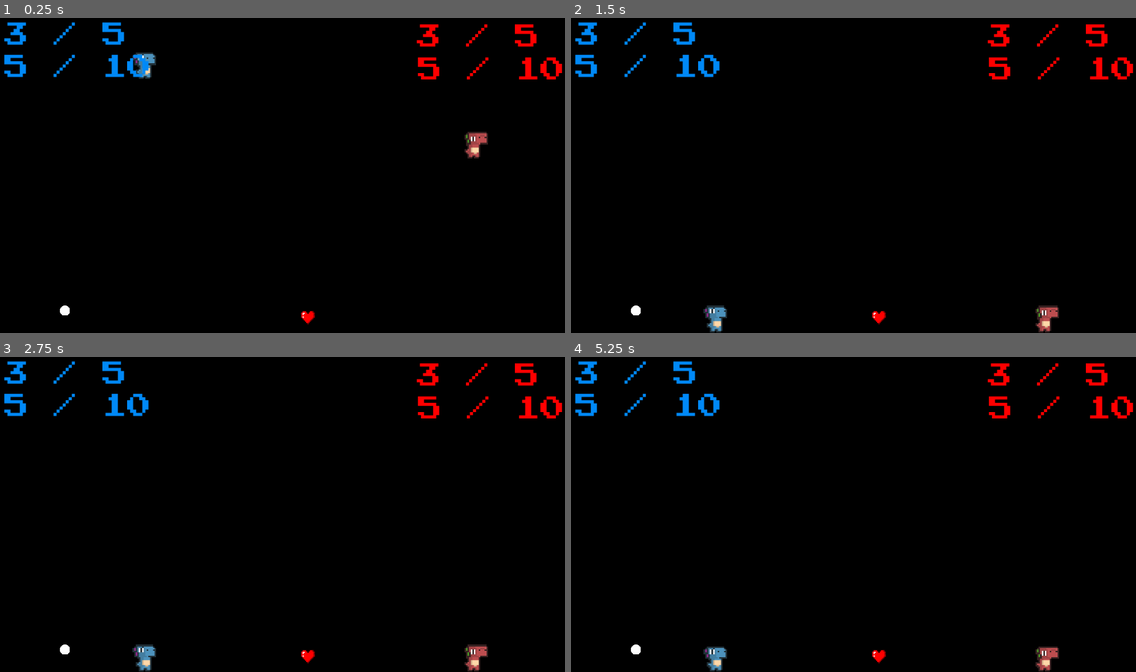
Above: before the commit, frames 1-4 (two rows, left to right).
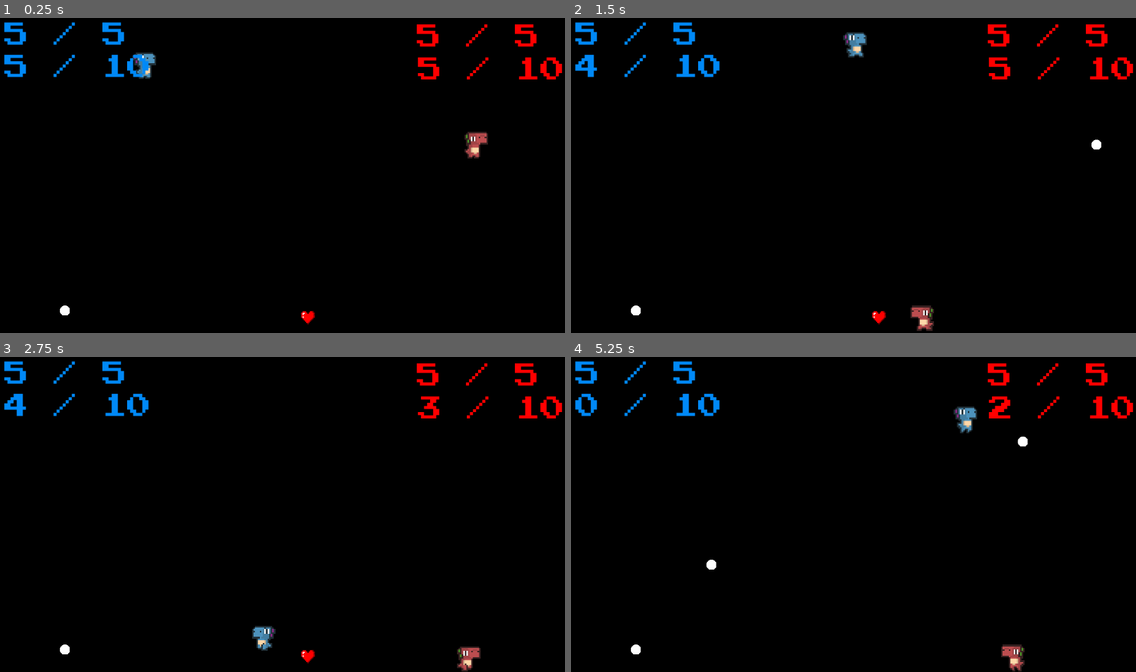
Above: after the commit, the same moments.

Repository: Jakub-Stankiewicz/platformer
Game: Godot game, scene res://scenes/arena.tscn
The game is run twice, just before and just after one commit, with the same random seed, the same clock (stepped at 60 frames per second) and the same inputs. This scene is started directly instead of the project's main scene.
Inputs (mouse positions are in pixels of both pictures, inside the frame that each line leads up to):
- Up to frame 1 (0.25 s): no input
- Up to frame 2 (1.5 s): tap Enter at 0.5 s; move the mouse to (977, 159) at 0.52 s; hold Left (p2_left, bound only after the commit) 0.53-1.28 s; hold D (p1_right, bound only after the commit) from 0.53 s (still down); tap F (p1_shoot, bound only after the commit) at 0.6 s; tap Space (p1_jump, bound only after the commit) at 0.77, 1.07 s; move the mouse to (740, 191) at 1.27 s; tap Left (p2_left, bound only after the commit) at 1.35 s
- Up to frame 3 (2.75 s): tap Space (p1_jump, bound only after the commit) at 1.52, 1.82 s; tap Right (p2_right, bound only after the commit) at 1.55 s; move the mouse to (339, 442) at 2.02 s; release D (p1_right, bound only after the commit) at 2.03 s; hold A (p1_left, bound only after the commit) from 2.03 s (still down); hold Right (p2_right, bound only after the commit) from 2.03 s (still down); tap Shift (p2_shoot, bound only after the commit) at 2.3 s
- Up to frame 4 (5.25 s): move the mouse to (825, 577) at 2.77 s; release A (p1_left, bound only after the commit) at 2.78 s; release Right (p2_right, bound only after the commit) at 2.78 s; hold D (p1_right, bound only after the commit) 2.78-4.28 s; tap Shift (p2_shoot, bound only after the commit) at 2.85 s; tap Space (p1_jump, bound only after the commit) at 3.02, 3.05, 3.32, 3.6, 3.77, 4.07, 4.52, 4.82 s; move the mouse to (1023, 561) at 3.52 s; tap Ctrl (p2_jump, bound only after the commit) at 3.8, 4.35 s; move the mouse to (684, 464) at 4.27 s; hold A (p1_left, bound only after the commit) 4.28-5.03 s; tap F (p1_shoot, bound only after the commit) at 4.55, 5.1 s; move the mouse to (881, 514) at 5.02 s; hold D (p1_right, bound only after the commit) from 5.03 s (still down); hold Left (p2_left, bound only after the commit) from 5.03 s (still down)

The runs differ from the first frame. In frame 1, 0.2% of the frame differs, in the area x 0-78%, y 1-7%; in frame 2, 1.5%; in frame 3, 1.3%; in frame 4, 1.7%, in the area x 0-87%, y 1-100%.

Commit message:
wszysko bez wina

Diff:
--- a/project.godot
+++ b/project.godot
@@ -38,6 +38,18 @@
 , Object(InputEventJoypadButton,"resource_local_to_scene":false,"resource_name":"","device":-1,"button_index":0,"pressure":0.0,"pressed":false,"script":null)
 ]
 }
+ui_left={
+"deadzone": 0.5,
+"events": [Object(InputEventJoypadButton,"resource_local_to_scene":false,"resource_name":"","device":0,"button_index":13,"pressure":0.0,"pressed":false,"script":null)
+, Object(InputEventJoypadMotion,"resource_local_to_scene":false,"resource_name":"","device":0,"axis":0,"axis_value":-1.0,"script":null)
+]
+}
+ui_up={
+"deadzone": 0.5,
+"events": [Object(InputEventJoypadButton,"resource_local_to_scene":false,"resource_name":"","device":0,"button_index":11,"pressure":0.0,"pressed":false,"script":null)
+, Object(InputEventJoypadMotion,"resource_local_to_scene":false,"resource_name":"","device":0,"axis":1,"axis_value":-1.0,"script":null)
+]
+}
 shoot={
 "deadzone": 0.2,
 "events": [Object(InputEventMouseButton,"resource_local_to_scene":false,"resource_name":"","device":-1,"window_id":0,"a …(253 unchanged characters)…
@@ -50,6 +62,46 @@
 , Object(InputEventJoypadButton,"resource_local_to_scene":false,"resource_name":"","device":-1,"button_index":0,"pressure":0.0,"pressed":true,"script":null)
 ]
 }
+p1_left={
+"deadzone": 0.2,
+"events": [Object(InputEventKey,"resource_local_to_scene":false,"resource_name":"","device":-1,"window_id":0,"alt_pressed":false,"shift_pressed":false,"ctrl_pressed":false,"meta_pressed":false,"pressed":false,"keycode":0,"physical_keycode":65,"key_label":0,"unicode":97,"location":0,"echo":false,"script":null)
+]
+}
+p1_right={
+"deadzone": 0.2,
+"events": [Object(InputEventKey,"resource_local_to_scene":false,"resource_name":"","device":-1,"window_id":0,"alt_pressed":false,"shift_pressed":false,"ctrl_pressed":false,"meta_pressed":false,"pressed":false,"keycode":0,"physical_keycode":68,"key_label":0,"unicode":100,"location":0,"echo":false,"script":null)
+]
+}
+p1_jump={
+"deadzone": 0.2,
+"events": [Object(InputEventKey,"resource_local_to_scene":false,"resource_name":"","device":-1,"window_id":0,"alt_pressed":false,"shift_pressed":false,"ctrl_pressed":false,"meta_pressed":false,"pressed":false,"keycode":0,"physical_keycode":32,"key_label":0,"unicode":32,"location":0,"echo":false,"script":null)
+]
+}
+p2_left={
+"deadzone": 0.2,
+"events": [Object(InputEventKey,"resource_local_to_scene":false,"resource_name":"","device":-1,"window_id":0,"alt_pressed":false,"shift_pressed":false,"ctrl_pressed":false,"meta_pressed":false,"pressed":false,"keycode":0,"physical_keycode":4194319,"key_label":0,"unicode":0,"location":0,"echo":false,"script":null)
+]
+}
+p2_right={
+"deadzone": 0.2,
+"events": [Object(InputEventKey,"resource_local_to_scene":false,"resource_name":"","device":-1,"window_id":0,"alt_pressed":false,"shift_pressed":false,"ctrl_pressed":false,"meta_pressed":false,"pressed":false,"keycode":0,"physical_keycode":4194321,"key_label":0,"unicode":0,"location":0,"echo":false,"script":null)
+]
+}
+p2_jump={
+"deadzone": 0.2,
+"events": [Object(InputEventKey,"resource_local_to_scene":false,"resource_name":"","device":-1,"window_id":0,"alt_pressed":false,"shift_pressed":false,"ctrl_pressed":false,"meta_pressed":false,"pressed":false,"keycode":0,"physical_keycode":4194326,"key_label":0,"unicode":0,"location":0,"echo":false,"script":null)
+]
+}
+p1_shoot={
+"deadzone": 0.2,
+"events": [Object(InputEventKey,"resource_local_to_scene":false,"resource_name":"","device":-1,"window_id":0,"alt_pressed":false,"shift_pressed":false,"ctrl_pressed":false,"meta_pressed":false,"pressed":false,"keycode":0,"physical_keycode":70,"key_label":0,"unicode":102,"location":0,"echo":false,"script":null)
+]
+}
+p2_shoot={
+"deadzone": 0.2,
+"events": [Object(InputEventKey,"resource_local_to_scene":false,"resource_name":"","device":-1,"window_id":0,"alt_pressed":false,"shift_pressed":false,"ctrl_pressed":false,"meta_pressed":false,"pressed":false,"keycode":0,"physical_keycode":4194325,"key_label":0,"unicode":0,"location":0,"echo":false,"script":null)
+]
+}
 
 [rendering]
 
--- a/scenes/arena.tscn
+++ b/scenes/arena.tscn
@@ -1,5 +1,6 @@
-[gd_scene load_steps=7 format=3 uid="uid://cwctnfbv43bmv"]
+[gd_scene load_steps=8 format=3 uid="uid://cwctnfbv43bmv"]
 
+[ext_resource type="Script" uid="uid://cnl8aymh2txri" path="res://scripts/Arena.gd" id="1_7ft05"]
 [ext_resource type="PackedScene" uid="uid://co5be136b4wdf" path="res://scenes/character.tscn" id="1_ddxnd"]
 [ext_resource type="PackedScene" uid="uid://c3chswyfa42rj" path="res://scenes/pickups/heart.tscn" id="2_wl4x5"]
 [ext_resource type="Theme" uid="uid://c08aa77vq0ec" path="res://themes/main.tres" id="2_xdvfk"]
@@ -12,6 +13,7 @@
 size = Vector2(1432, 111.5)
 
 [node name="Arena" type="Node2D"]
+script = ExtResource("1_7ft05")
 
 [node name="background" type="ColorRect" parent="."]
 offset_left = -37.0
--- a/scenes/autoload/game_controller.tscn
+++ /dev/null
@@ -1,6 +0,0 @@
-[gd_scene load_steps=2 format=3 uid="uid://ddiqvumnpbjk0"]
-
-[ext_resource type="Script" uid="uid://7m7sbtkap336" path="res://scripts/autoload/game_controller.gd" id="1_vq0e2"]
-
-[node name="GameController" type="Node2D"]
-script = ExtResource("1_vq0e2")
--- /dev/null
+++ b/scenes/menus/GameOver.tscn
@@ -0,0 +1,18 @@
+[gd_scene load_steps=2 format=3 uid="uid://bgpocapacgja2"]
+
+[ext_resource type="Script" uid="uid://dme37f223pnto" path="res://scripts/ui/GameOver.gd" id="1_6hfuu"]
+
+[node name="GameOver" type="Node2D"]
+
+[node name="Control" type="Control" parent="."]
+layout_mode = 3
+anchors_preset = 0
+offset_right = 40.0
+offset_bottom = 40.0
+script = ExtResource("1_6hfuu")
+
+[node name="WinnerLabel" type="Label" parent="Control"]
+layout_mode = 0
+offset_right = 40.0
+offset_bottom = 23.0
+text = "Player X Wins!"
--- a/scenes/pickups/heart.tscn
+++ b/scenes/pickups/heart.tscn
@@ -16,3 +16,5 @@
 
 [node name="Sprite2D" type="Sprite2D" parent="Area2D"]
 texture = ExtResource("1_v30as")
+
+[connection signal="body_entered" from="Area2D" to="Area2D" method="_on_body_entered"]
--- /dev/null
+++ b/scripts/Arena.gd
@@ -0,0 +1,12 @@
+extends Node2D  # lub odpowiedni typ
+
+@onready var game_over_scene = preload("res://scenes/menus/GameOver.tscn")
+
+func _ready():
+	var game_controller = get_node("/root/GameController")
+	game_controller.connect("game_over", Callable(self, "_on_game_over"))
+
+func _on_game_over(winner_id):
+	var game_over = game_over_scene.instantiate()
+	add_child(game_over)
+	game_over.set_winner(winner_id)
--- a/scripts/ammoPickup.gd
+++ b/scripts/ammoPickup.gd
@@ -3,6 +3,6 @@
 @export var ammo_amount: int = 3  # ile ammo daje ten pickup
 
 func _on_body_entered(body):
-	if body.has_method("add_ammo"):
-		body.add_ammo(ammo_amount)
+	if body.is_in_group("players"):
+		GameController.update_ammo(3)
 		queue_free()  # znika po zebraniu
--- a/scripts/autoload/game_controller.gd
+++ b/scripts/autoload/game_controller.gd
@@ -2,44 +2,57 @@
 
 signal lives_updated(player_id: int, lives: int)
 
-var max_lives := 10
-var players: Dictionary
+@export var max_ammo: int = 10
+var current_ammo: int = 5
 
-var player_devices = {}
+@export var max_lives: int = 5
 
-# func _ready():
-# 	OS.window_fullscreen = true
-# 	# optionally set window size if needed:
-# 	# OS.window_size = Vector2(1920, 1080)
+var players := {} # Stores player_id -> lives
+var player_devices := {} # Stores device_id -> player_id
 
+func _ready():
+	print("GameController ready, starting new game with 2 players")
+	new_game(2)
 
 func _input(event):
-	if event is InputEventJoypadButton or event is InputEventJoypadMotion: #and event.pressed:
+	if event is InputEventJoypadButton or event is InputEventJoypadMotion:
 		if event.device not in player_devices:
 			var new_player_id = player_devices.size() + 1
 			player_devices[event.device] = new_player_id
-			# print("Assigned controller ", event.device, " to player ", new_player_id)
+			add_player(new_player_id)
 
 
 func new_game(number_of_players):
-	for i in range(number_of_players):
+	players.clear()
+	player_devices.clear()
+	for i in range(1, number_of_players + 1): # player IDs start from 1
 		add_player(i)
-
 
 
 func add_player(player_id: int):
 	players[player_id] = max_lives
 	emit_signal("lives_updated", player_id, max_lives)
-
+	print("Player %d added with %d lives." % [player_id, max_lives])
 
 
 func update_lives(player_id: int, amount: int):
 	if players.has(player_id):
 		players[player_id] += amount
+		players[player_id] = clamp(players[player_id], 0, max_lives)
+		print("Updated lives for player %d: %d" % [player_id, players[player_id]])
 		emit_signal("lives_updated", player_id, players[player_id])
 
-		if players[player_id] <= 0:
-			player_died(player_id)
+	if players[player_id] <= 0:
+		player_died(player_id)
+	else:
+		print("Player id not found:", player_id)
+
+
+
+func update_ammo(amount: int):
+	current_ammo += amount
+	current_ammo = clamp(current_ammo, 0, max_ammo)
+	print("Ammo updated: %d / %d" % [current_ammo, max_ammo])
 
 
 func player_died(player_id: int):
--- a/scripts/character.gd
+++ b/scripts/character.gd
@@ -1,7 +1,7 @@
 extends CharacterBody2D
 
 @onready var projectile_scene = preload("res://scenes/projectile.tscn")
-@onready var game = get_node("/root/Game")  # dopasuj ścieżkę jeśli masz inaczej
+@onready var game = get_node("/root/GameController")  # dopasuj ścieżkę jeśli masz inaczej
 
 @export var player_id: int = 1
 
@@ -12,33 +12,33 @@
 var jump_count = 0
 var direction = 0.0
 
-@export var max_ammo: int = 10
-var current_ammo: int = 5
-
 var player_devices = GameController.player_devices
 
 var previous_jump_pressed = false
 var previous_shoot_pressed = false
 
 var max_health: int = 5
-var current_health: int = 3
+var current_health: int = 5
 
 @onready var animated_sprite = $Sprite2D
 
+func get_player_id():
+	return player_id
 
 func _ready():
+	print("Player ready with id: ", player_id)
 	update_health_label()
 	update_ammo_label()
+	add_to_group("players")
 
 	animated_sprite.play("idle_p" + str(player_id))
 
-	if $Hitbox:
-		$Hitbox.connect("body_entered", Callable(self, "_on_body_entered"))
+	game.connect("lives_updated", Callable(self, "_on_lives_updated"))
+	#if $Hitbox:
+		#$Hitbox.connect("body_entered", Callable(self, "_on_body_entered"))
 
-	# Podłącz sygnał z Game do aktualizacji życia
-	if game:
-		game.connect("lives_updated", Callable(self, "_on_lives_updated"))
-
+	#if game:
+		#game.connect("lives_updated", Callable(self, "_on_lives_updated"))
 
 func _physics_process(delta: float) -> void:
 	if not is_on_floor():
@@ -46,22 +46,37 @@
 	else:
 		jump_count = 0
 
+	var input_direction := 0.0
+
+	# --- KLWIATURA STEROWANIE ---
+	if player_id == 1:
+		if Input.is_action_pressed("p1_right"):
+			input_direction += 1.0
+		if Input.is_action_pressed("p1_left"):
+			input_direction -= 1.0
+		if Input.is_action_just_pressed("p1_jump") and jump_count < max_jump_count:
+			jump()
+		if Input.is_action_just_pressed("p1_shoot"):
+			shoot(sign(direction) if direction != 0 else 1.0)
+
+	elif player_id == 2:
+		if Input.is_action_pressed("p2_right"):
+			input_direction += 1.0
+		if Input.is_action_pressed("p2_left"):
+			input_direction -= 1.0
+		if Input.is_action_just_pressed("p2_jump") and jump_count < max_jump_count:
+			jump()
+		if Input.is_action_just_pressed("p2_shoot"):
+			shoot(sign(direction) if direction != 0 else 1.0)
+
+	# --- PAD (jeśli używasz) ---
 	for device_id in player_devices.keys():
 		if player_devices[device_id] != player_id:
-			# animated_sprite.play("idle")
 			continue
 
 		var axis_x = Input.get_joy_axis(device_id, JOY_AXIS_LEFT_X)
-		if axis_x > 0:
-			direction = 1.0
-		elif axis_x < 0:
-			direction = -1.0
-		else:
-			direction = 0.0
-		# direction = 1.0 if axis_x > 0 else -1.0 #if axis_x < 0 else direction
-
-
-		velocity.x = direction * speed if abs(axis_x) > 0.1 else move_toward(velocity.x, 0, speed)
+		if abs(axis_x) > 0.1:
+			input_direction = axis_x
 
 		var jump_pressed = Input.is_joy_button_pressed(device_id, JOY_BUTTON_B)
 		if jump_pressed and not previous_jump_pressed:
@@ -71,31 +86,35 @@
 
 		var shoot_pressed = Input.is_joy_button_pressed(device_id, JOY_BUTTON_A)
 		if shoot_pressed and not previous_shoot_pressed:
-			shoot(direction)
+			shoot(sign(input_direction) if input_direction != 0 else 1.0)
 		previous_shoot_pressed = shoot_pressed
 
-		# animated_sprite.flip_h = false if axis_x > 0 else -1.0 if axis_x < 0 else true
-		if direction == 1.0: #or direction == -1.0:
-			animated_sprite.flip_h = false
-			animated_sprite.play("walk_p" + str(player_id))
-		elif direction == -1.0:
-			animated_sprite.flip_h = true
-			var animation = "walk_p" + str(player_id)
-			print(animation)
-			animated_sprite.play(animation)
-		else:
+	# --- RUCH ---
+	if abs(input_direction) > 0.1:
+		direction = sign(input_direction)
+		velocity.x = direction * speed
+	else:
+		velocity.x = move_toward(velocity.x, 0, speed)
 
-			animated_sprite.play('idle_p' + str(player_id))
+	# --- ANIMACJE ---
+	if direction == 1.0:
+		animated_sprite.flip_h = false
+		animated_sprite.play("walk_p" + str(player_id))
+	elif direction == -1.0:
+		animated_sprite.flip_h = true
+		animated_sprite.play("walk_p" + str(player_id))
+	else:
+		animated_sprite.play("idle_p" + str(player_id))
 
 	move_and_slide()
 
 
 func shoot(shooting_direction):
-	if current_ammo <= 0:
+	if GameController.current_ammo <= 0:
 		print("Brak amunicji!")
 		return
 
-	current_ammo -= 1
+	GameController.current_ammo -= 1
 	update_ammo_label()
 
 	var projectile = projectile_scene.instantiate()
@@ -117,7 +136,7 @@
 	var label_name = "ammoP%d" % player_id
 	var label_path = "Arena/" + label_name
 	var label = get_tree().root.get_node(label_path)
-	label.text = "%d / %d" % [current_ammo, max_ammo]
+	label.text = "%d / %d" % [GameController.current_ammo, GameController.max_ammo]
 
 
 func update_health_label():
@@ -130,7 +149,6 @@
 func _on_body_entered(body):
 	if body.is_in_group("projectiles"):
 		if body.owner != self:
-			# Zamiast remove_health wywołaj update_lives w Game
 			if game:
 				game.update_lives(player_id, -1)
 			body.queue_free()
@@ -146,4 +164,3 @@
 
 func die():
 	print("Gracz %d zginął!" % player_id)
-	# Tu możesz dodać respawn lub inne efekty
--- a/scripts/gamepad.gd
+++ b/scripts/gamepad.gd
@@ -14,31 +14,31 @@
 var connected = Input.get_connected_joypads()
 
 func _input(event):
-    if event is InputEventJoypadButton and event.pressed:
-        any_key_pressed = true
+	if event is InputEventJoypadButton and event.pressed:
+		any_key_pressed = true
 
 func _process(delta):
-    update_gamepad_status_labels()
+	update_gamepad_status_labels()
 
-    if are_2_connected and any_key_pressed:
-        get_tree().change_scene_to_file("res://scenes/arena.tscn")
+	if are_2_connected and any_key_pressed:
+		get_tree().change_scene_to_file("res://scenes/arena.tscn")
 
 func update_gamepad_status_labels():
-    connected = Input.get_connected_joypads()  # Returns array of connected device IDs
-    p1_connected = false
-    p2_connected = false
+	connected = Input.get_connected_joypads()  # Returns array of connected device IDs
+	p1_connected = false
+	p2_connected = false
 
-    for device_id in connected:
-        var pid = player_devices.get(device_id, null)
-        if pid == 1:
-            p1_connected = true
-        elif pid == 2:
-            p2_connected = true
+	for device_id in connected:
+		var pid = player_devices.get(device_id, null)
+		if pid == 1:
+			p1_connected = true
+		elif pid == 2:
+			p2_connected = true
 
-    label1.text = "Player 1: Connected" if p1_connected else "Player 1: Not Connected"
-    label2.text = "Player 2: Connected" if p2_connected else "Player 2: Not Connected"
+	label1.text = "Player 1: Connected" if p1_connected else "Player 1: Not Connected"
+	label2.text = "Player 2: Connected" if p2_connected else "Player 2: Not Connected"
 
 
-    if p1_connected and p2_connected:
-        connect_label.text = "press X to start"
-        are_2_connected = true
+	if p1_connected and p2_connected:
+		connect_label.text = "press X to start"
+		are_2_connected = true
--- a/scripts/heart.gd
+++ b/scripts/heart.gd
@@ -2,10 +2,30 @@
 
 @export var heal_amount: int = 1
 
-func _ready():
-	self.body_entered.connect(_on_body_entered)
+#func _ready():
+	#connect("body_entered", self, "_on_body_entered")
+
 
 func _on_body_entered(body):
-	if body.has_method("add_health"):
-		body.add_health(heal_amount)
-		queue_free()  # usunięcie serca po zebraniu
+	print("Collision with:", body)
+	if body.is_in_group("players"):
+		print("It's a player!")
+		if body.has_method("get_player_id"):
+			var id = body.get_player_id()
+			print("Player id:", id)
+			var game_controller = get_node("/root/GameController")
+			game_controller.update_lives(id, heal_amount)  # dodajemy życie
+			print("Healing player %d by %d" % [id, heal_amount])
+			queue_free()
+		else:
+			print("Player missing get_player_id() method")
+	else:
+		print("Not a player group")
+
+
+
+
+#func _on_body_entered(body):
+	#if body.has_method("add_health"):
+		#body.add_health(heal_amount)
+		#queue_free()  # usunięcie serca po zebraniu
--- /dev/null
+++ b/scripts/ui/GameOver.gd
@@ -0,0 +1,6 @@
+extends Control
+
+@onready var winner_label = $WinnerLabel
+
+func set_winner(player_id: int):
+	winner_label.text = "Player %d wins!" % player_id
Not shown, added: scripts/Arena.gd.uid
Not shown, added: scripts/ui/GameOver.gd.uid
